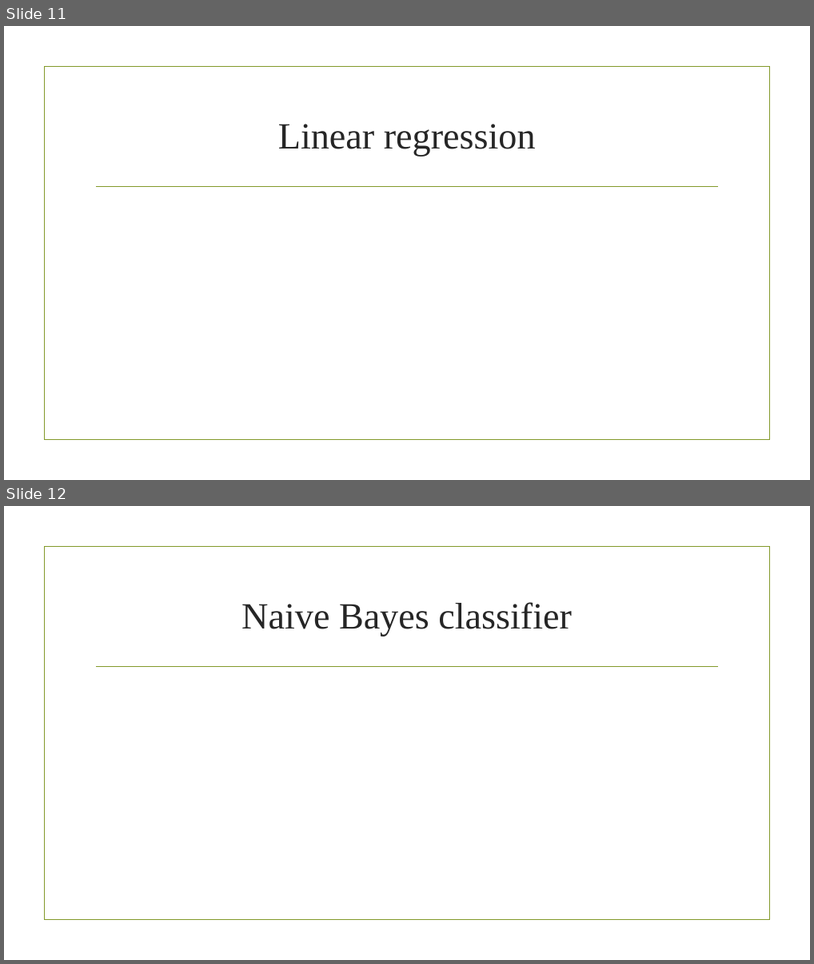
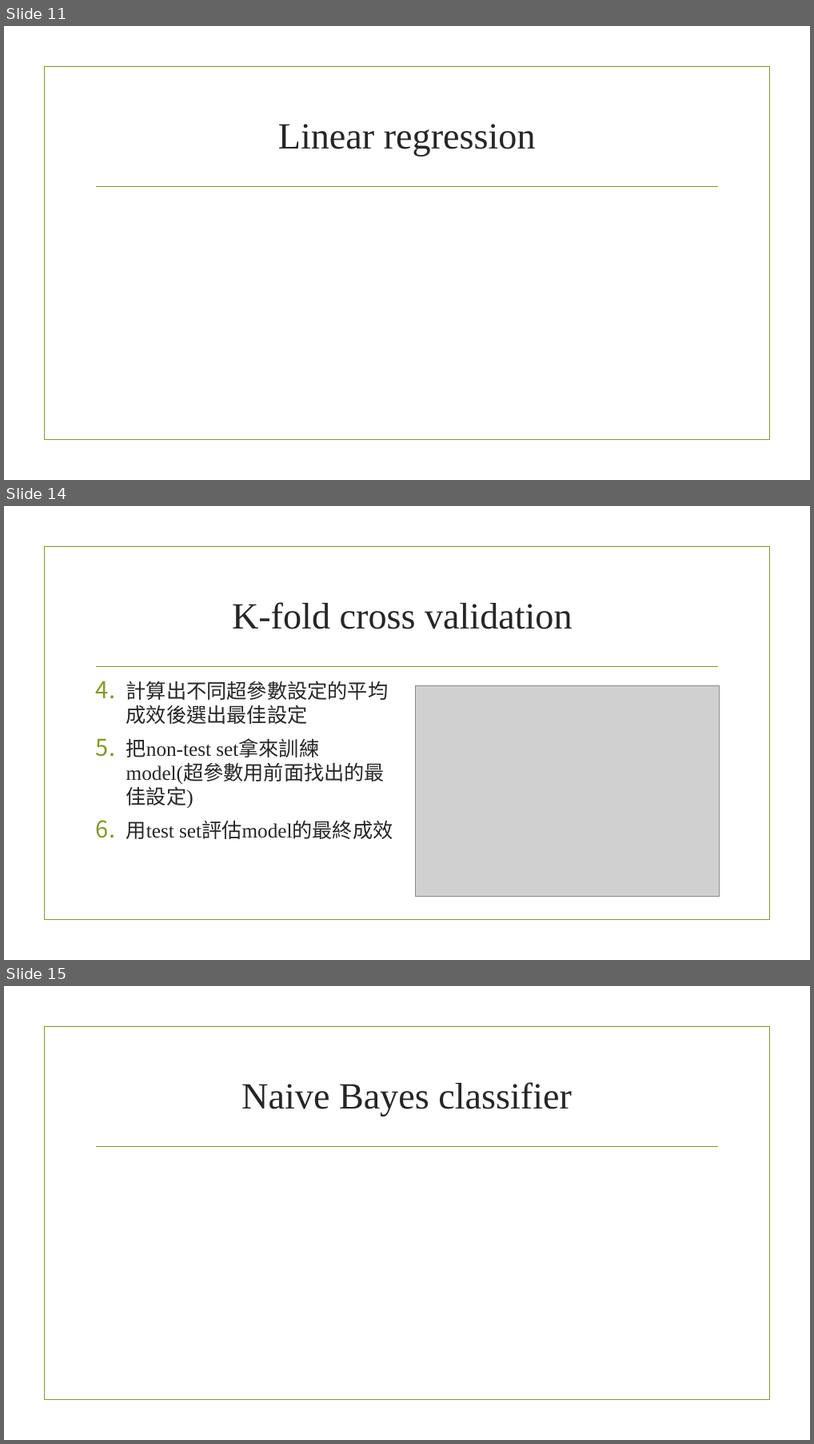
Before and after one commit to gama79530/ML_workshop, a slide deck: ML_workshop.pptx. Shown one above the other, each under a label of ours: slides 11 and 12 before the commit, slides 11, 14 and 15 after it; the slides between them are not shown. The pictures are 814x964 and 814x1444 pixels, drawn with LibreOffice and Linux fonts; fonts in the diff are those of the drawing; grey boxes stand for pictures; background and template pictures are left out. Boxes give left, top, right and bottom in pixels: in the first picture for what was removed or moved away, otherwise in the second. Text is boxed around its words. In the diff, an @@ line names an element or a change of style, - is before the commit and + after.

```diff
--- a/ML_workshop.pptx
+++ b/ML_workshop.pptx
@@ slide 14 added at (4, 506, 810, 960), background picture (left out); not listed: 2 template elements that a slide beside it also shows @@
@@ title added at (232, 602, 573, 629), 44 pt, text #262626 @@
+K-fold cross validation
@@ text added at (126, 680, 393, 839), 24 pt, text #262626 @@
+4. 計算出不同超參數設定的平均成效後選出最佳設定
+5. 把non-test set拿來訓練model(超參數用前面找出的最佳設定)
+6. 用test set評估model的最終成效
@@ picture added at (416, 686, 720, 896) @@
@@ what was slide 12 is now slide 15 @@
```
Also in this commit, not shown: 6 slides changed, 1 other slide added, 1 slide removed, 5 other files.
